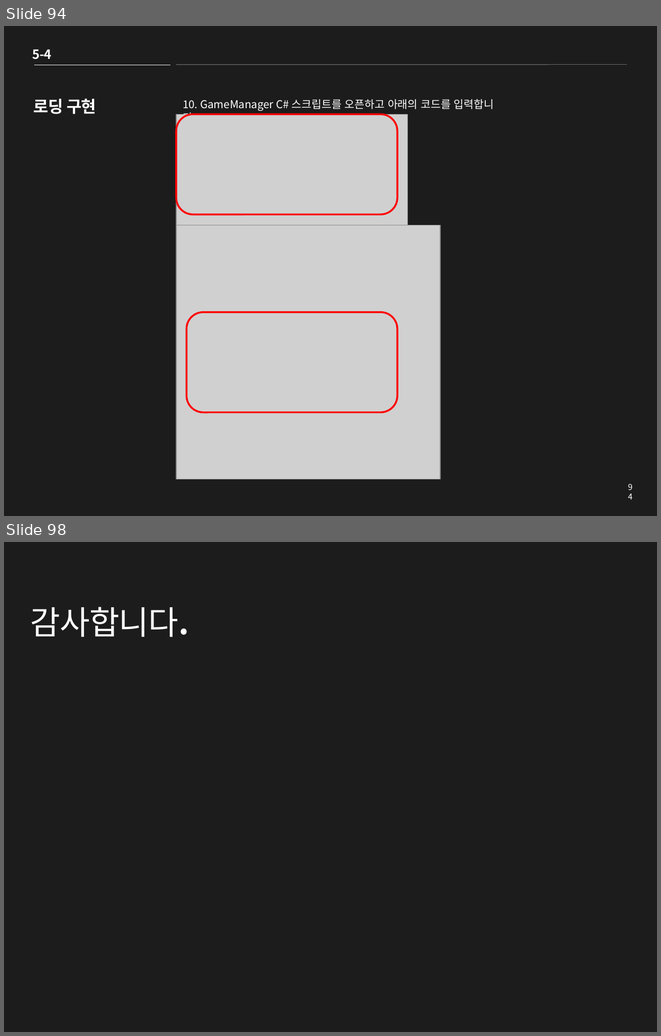
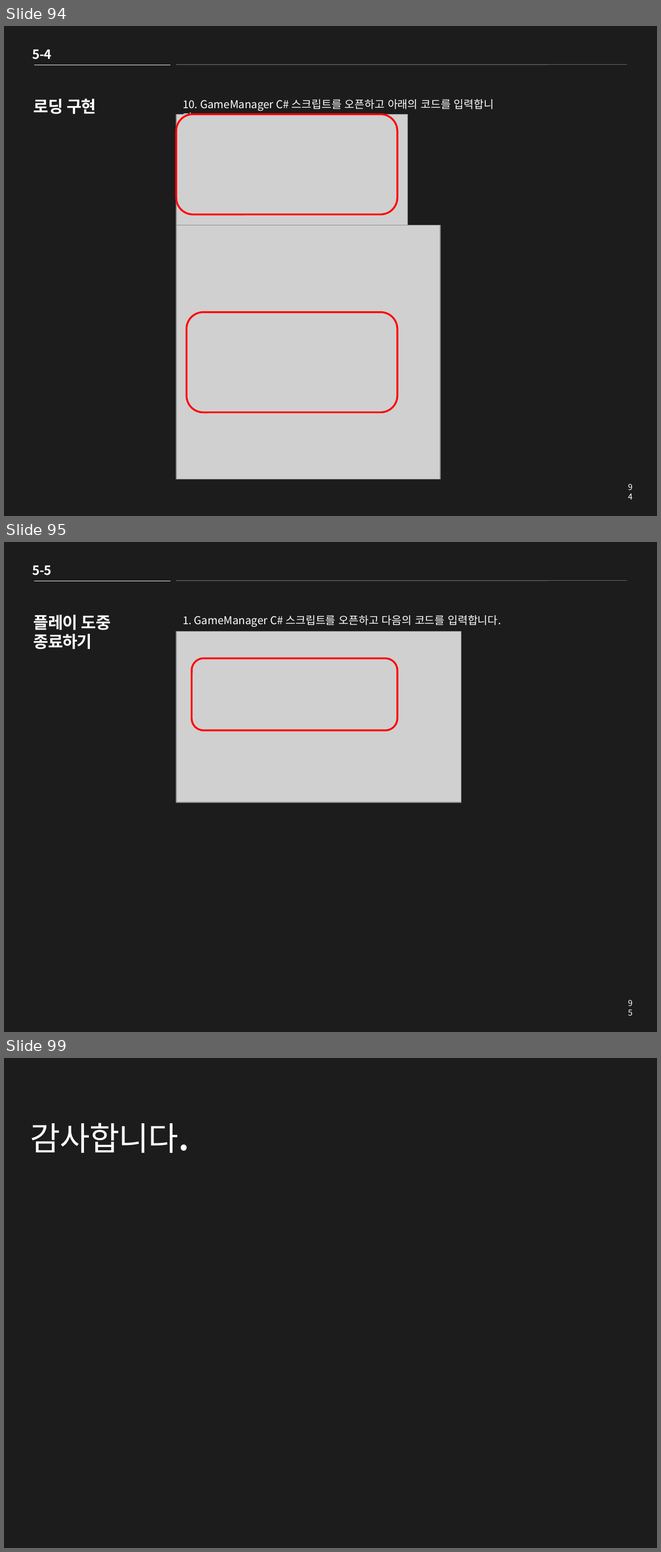
Before and after one commit to clianor/Unity-2D-Roguelike-tutorial, a slide deck: Roguelike PPT.pptx. Shown one above the other, each under a label of ours: slides 94 and 98 before the commit, slides 94, 95 and 99 after it; the slides between them are not shown. The pictures are 661x1036 and 661x1552 pixels, drawn with LibreOffice and Linux fonts; fonts in the diff are those of the drawing; grey boxes stand for pictures. Boxes give left, top, right and bottom in pixels: in the first picture for what was removed or moved away, otherwise in the second. Text is boxed around its words. In the diff, an @@ line names an element or a change of style, - is before the commit and + after.

```diff
--- a/Roguelike PPT.pptx
+++ b/Roguelike PPT.pptx
@@ slide 95 added at [4, 542, 657, 1032], background #1C1C1C @@
@@ text added at [33, 565, 51, 575], 14 pt, text #FFFFFF, bold @@
+5-5
@@ line added from (34, 581) to (170, 581), #F2F2F2 0.25 pt @@
@@ line added from (176, 581) to (627, 581), #F2F2F2 0.25 pt @@
@@ title added at [34, 615, 111, 649], 18 pt, text #FFFFFF, bold @@
+플레이 도중
+종료하기
@@ text added at [183, 615, 501, 627], 12 pt, text #FFFFFF @@
+1. GameManager C# 스크립트를 오픈하고 다음의 코드를 입력합니다.
@@ picture added at [176, 632, 462, 803] @@
@@ rounded rectangle added at [192, 658, 397, 730], outline #FF0000 2 pt @@
@@ page number added at [621, 995, 639, 1011], 9 pt, text #FFFFFF @@
+95
@@ what was slide 98 is now slide 99 @@
```
Also in this commit, not shown: 3 slides changed, 10 other files.
